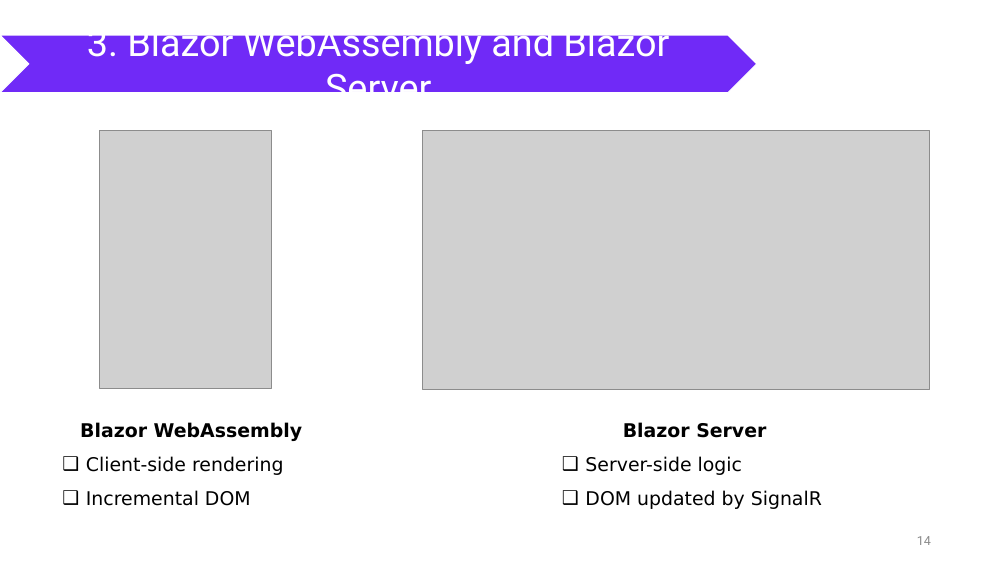
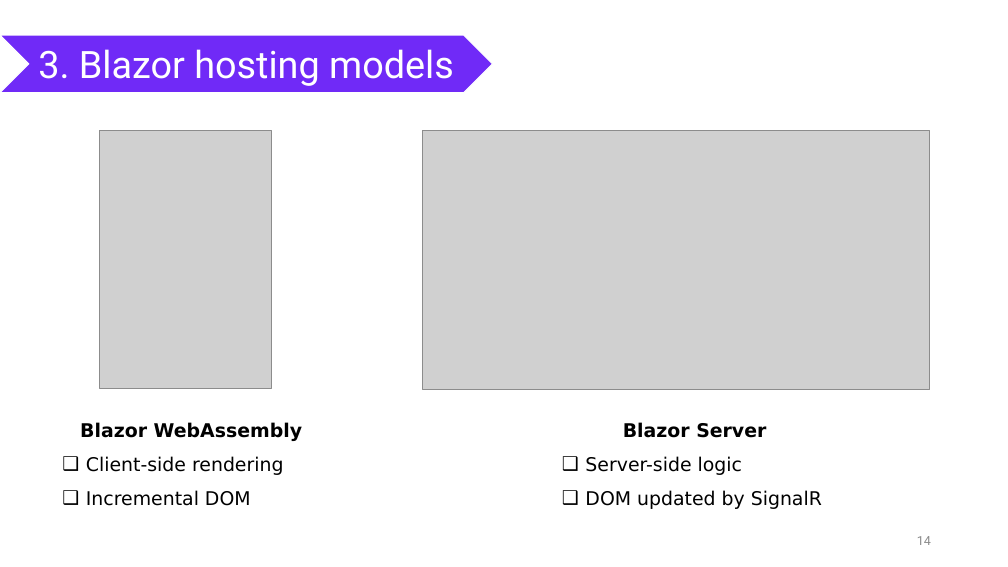
Before and after one commit to nguyenhoanthienit/blazor, a slide deck: slide 14 of Documents/seminar.pptx. Drawn at 1008x567 pixels with LibreOffice and Linux fonts; fonts in the diff are those of the drawing; grey boxes stand for pictures. Boxes give left, top, right and bottom in pixels: in the first picture for what was removed or moved away, otherwise in the second. Text is boxed around its words. In the diff, an @@ line names an element or a change of style, - is before the commit and + after.

```diff
--- a/Documents/seminar.pptx
+++ b/Documents/seminar.pptx
@@ chevron "3. Blazor hosting models": place and size @@
-chevron "3. Blazor hosting models" at bbox=[0, 36, 757, 93]
+chevron "3. Blazor hosting models" at bbox=[0, 36, 493, 93]
@@ text in chevron at bbox=[38, 49, 454, 86]: text changed @@
-3. Blazor WebAssembly and Blazor Server
+3. Blazor hosting models
```
Also in this commit, not shown: 2 other slides changed.
